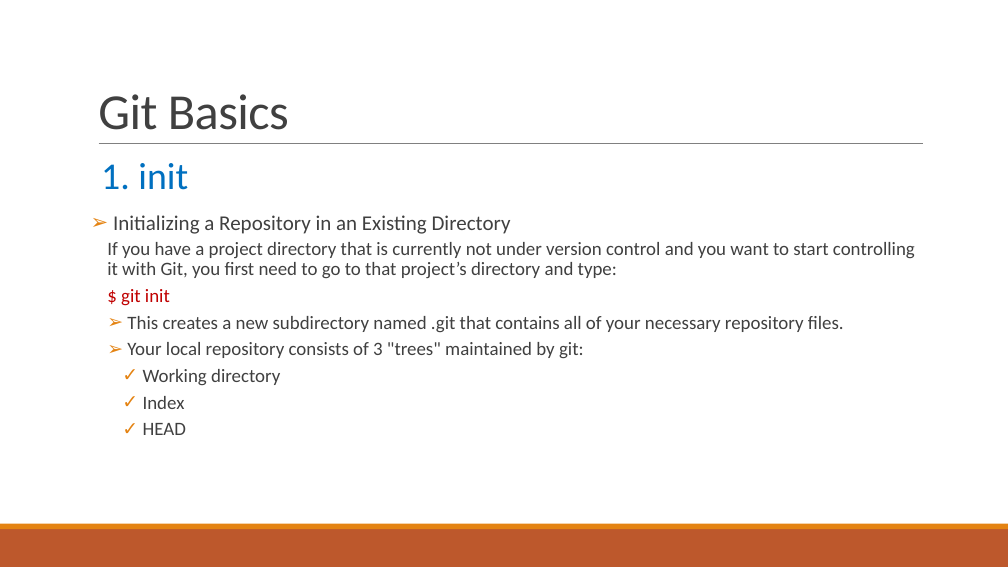
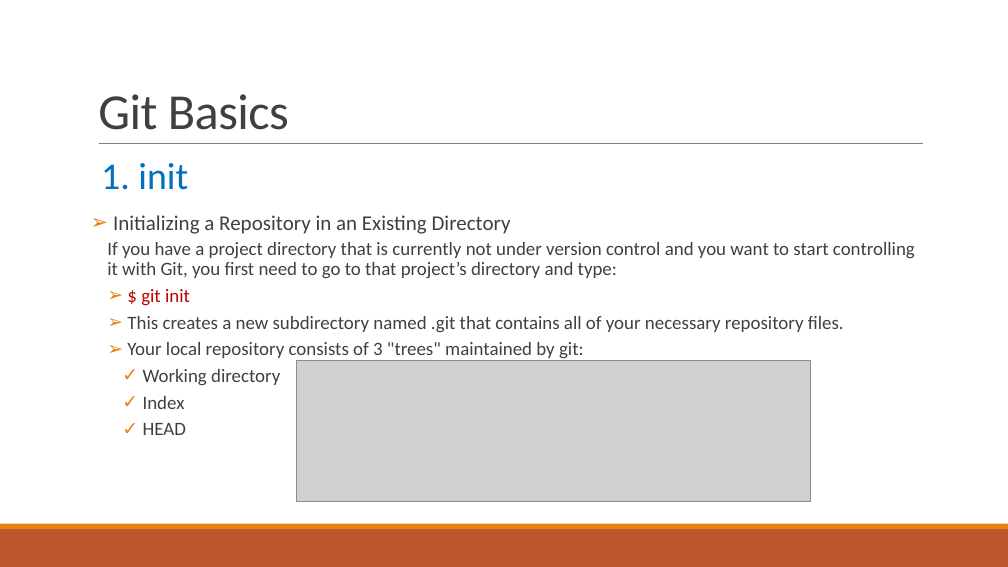
Before and after one commit to huyendinhkhanh/tim_hieu, a slide deck: slide 3 of Git.pptx. Drawn at 1008x567 pixels with LibreOffice and Linux fonts; fonts in the diff are those of the drawing; grey boxes stand for pictures. Boxes give left, top, right and bottom in pixels: in the first picture for what was removed or moved away, otherwise in the second. Text is boxed around its words. In the diff, an @@ line names an element or a change of style, - is before the commit and + after.

Commit message:
update Git.pptx - insert pictures

```diff
--- a/Git.pptx
+++ b/Git.pptx
@@ text at bbox=[141, 289, 190, 306]: bullet none to ➢ @@
@@ picture added at bbox=[296, 361, 811, 501] @@
```
Also in this commit, not shown: 13 other slides changed.
